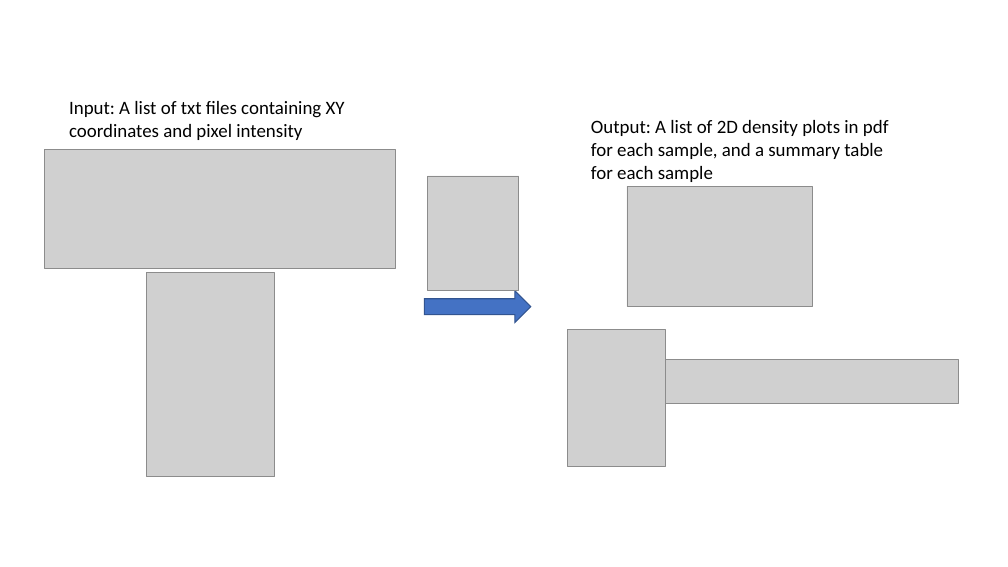
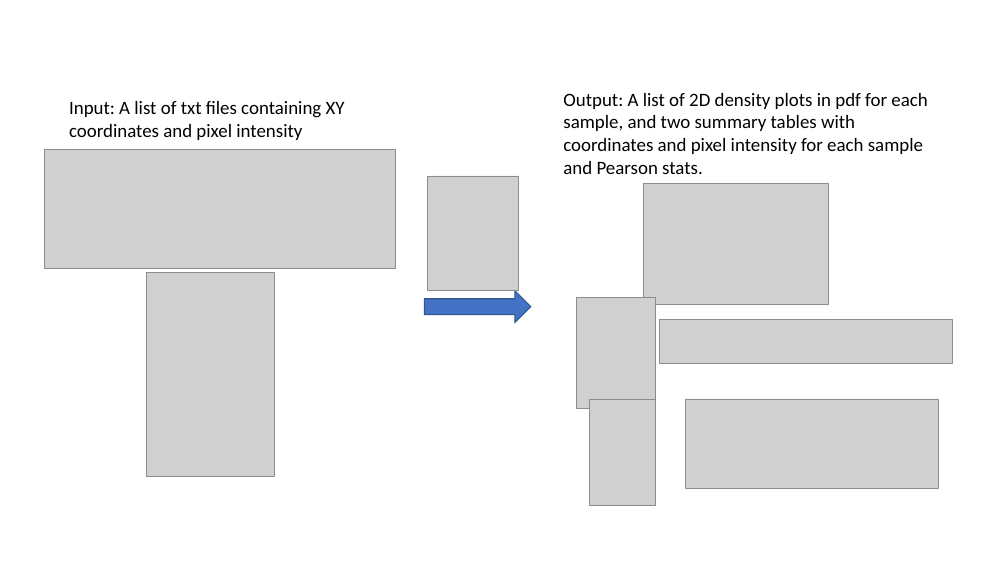
Before and after one commit to sihanwusean/WuLabScripts, a slide deck: slide 1 of processImageJcolocal/example.pptx. Drawn at 1008x567 pixels with LibreOffice and Linux fonts; fonts in the diff are those of the drawing; grey boxes stand for pictures. Boxes give left, top, right and bottom in pixels: in the first picture for what was removed or moved away, otherwise in the second. Text is boxed around its words. In the diff, an @@ line names an element or a change of style, - is before the commit and + after.

Commit message:
upgrade functionality
Support txt input w/ or w/o header, and generate an additional table to combine all clean coordinate and pixel intensity info for each sample.

```diff
--- a/processImageJcolocal/example.pptx
+++ b/processImageJcolocal/example.pptx
@@ text at (563, 93, 927, 174): text changed @@
-Output: A list of 2D density plots in pdf for each sample, and a summary table for each sample
+Output: A list of 2D density plots in pdf for each sample, and two summary tables with coordinates and pixel intensity for each sample and Pearson stats.
@@ picture: place and size @@
-picture at (627, 186, 812, 306)
+picture at (644, 184, 829, 304)
@@ picture: place and size @@
-picture at (568, 330, 665, 467)
+picture at (576, 298, 655, 408)
@@ picture: place and size @@
-picture at (665, 360, 959, 404)
+picture at (660, 320, 954, 364)
@@ picture added at (590, 399, 655, 506) @@
@@ picture added at (685, 399, 938, 489) @@
```
Also in this commit, not shown: 2 other files.
